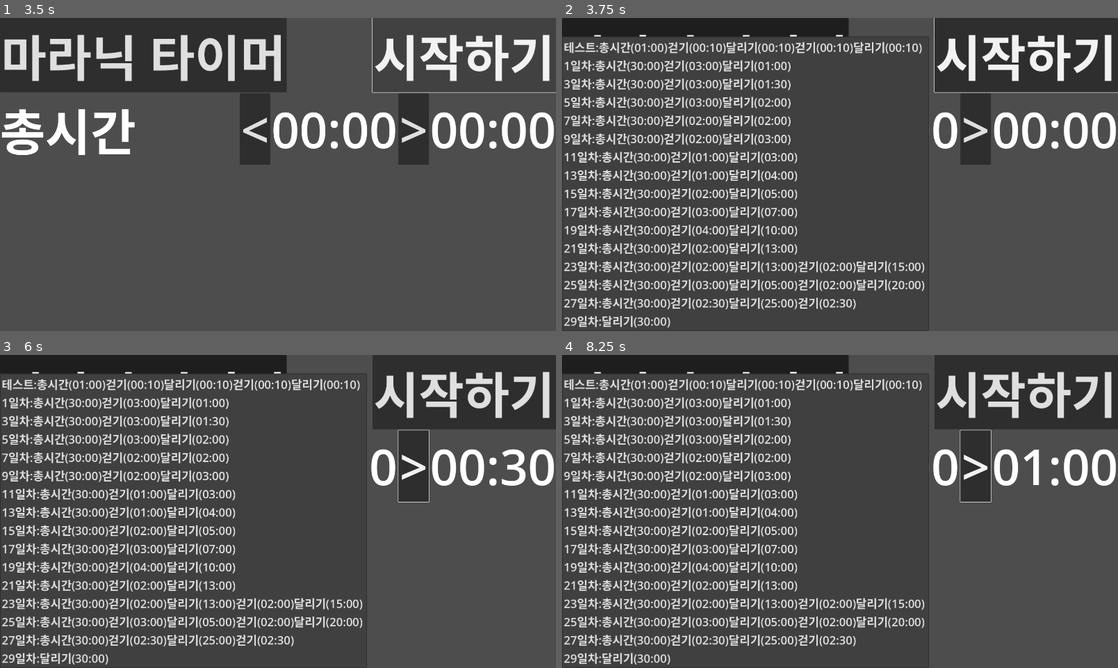
Above: before the commit, frames 1-4 (two rows, left to right).
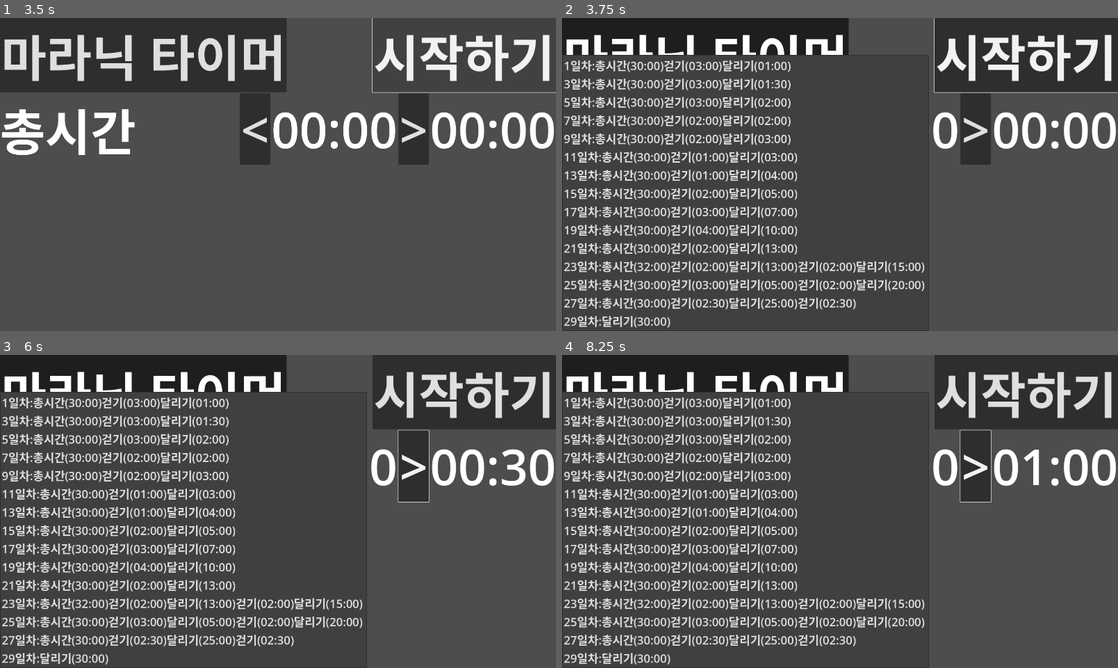
Above: after the commit, the same moments.

Repository: kasworld/maranic
Game: Godot game, scene res://main.tscn
The game is run twice, just before and just after one commit, with the same random seed, the same clock (stepped at 60 frames per second) and the same inputs.
Inputs:
- Up to frame 1 (3.5 s): click "시작하기" at 0.5 s; click "멈추기" at 1.25 s; click "시작하기" at 2 s; click "멈추기" at 2.75 s
- Up to frame 2 (3.75 s): click "마라닉 타이머" at 3.5 s
- Up to frame 3 (6 s): click "<" at 4.25 s; click ">" at 5 s; click "마라닉 타이머" at 5.75 s
- Up to frame 4 (8.25 s): click "<" at 6.5 s; click ">" at 7.25 s; click "마라닉 타이머" at 8 s

Frame 1 is identical in both runs. In frame 2, 3.0% of the frame differs, in the area x 0-66%, y 5-81%; in frame 3, 3.0%; in frame 4, 3.0%.
Error in both runs: Invalid access of index '0' on a base object of type: 'PackedStringArray'. (res://main.gd:10)

Commit message:
move screenshot

Diff:
--- a/workdata.gd
+++ b/workdata.gd
@@ -5,8 +5,8 @@
 var file_name = OS.get_system_dir(OS.SYSTEM_DIR_DOCUMENTS) + "/workdata.json"
 
 var workData = [
-	# 이름,총시간초,걷기초,달리기초
-	[ "테스트", ["총시간",60*1 ], ["걷기", 10*1  ], ["달리기", 10*1  ], ["걷기", 10*1  ], ["달리기", 10*1 ] ],
+	# 이름,총시간초,work1 sec, work2 sec, etc
+#	[ "테스트", ["총시간",60*1 ], ["걷기", 10*1  ], ["달리기", 10*1  ], ["걷기", 10*1  ], ["달리기", 10*1 ] ],
 	[ "1일차",  ["총시간",60*30], ["걷기", 60*3  ], ["달리기", 60*1  ] ],
 	[ "3일차",  ["총시간",60*30], ["걷기", 60*3  ], ["달리기", 60*1.5] ],
 	[ "5일차",  ["총시간",60*30], ["걷기", 60*3  ], ["달리기", 60*2  ] ],
@@ -18,7 +18,7 @@
 	[ "17일차", ["총시간",60*30], ["걷기", 60*3  ], ["달리기", 60*7  ] ],
 	[ "19일차", ["총시간",60*30], ["걷기", 60*4  ], ["달리기", 60*10 ] ],
 	[ "21일차", ["총시간",60*30], ["걷기", 60*2  ], ["달리기", 60*13 ] ],
-	[ "23일차", ["총시간",60*30], ["걷기", 60*2  ], ["달리기", 60*13 ], ["걷기", 60*2  ], ["달리기", 60*15 ] ],
+	[ "23일차", ["총시간",60*32], ["걷기", 60*2  ], ["달리기", 60*13 ], ["걷기", 60*2  ], ["달리기", 60*15 ] ],
 	[ "25일차", ["총시간",60*30], ["걷기", 60*3  ], ["달리기", 60*5  ], ["걷기", 60*2  ], ["달리기", 60*20 ] ],
 	[ "27일차", ["총시간",60*30], ["걷기", 60*2.5], ["달리기", 60*25 ], ["걷기", 60*2.5] ],
 	[ "29일차", ["달리기",60*30] ],
Renamed: screen1.png -> doc/screen1.png
Not shown, changed: doc/screen1.png.import
Renamed: screen2.png -> doc/screen2.png
Not shown, changed: doc/screen2.png.import
Renamed: screen3.png -> doc/screen3.png
Not shown, changed: doc/screen3.png.import
Not shown, changed: readme.md
